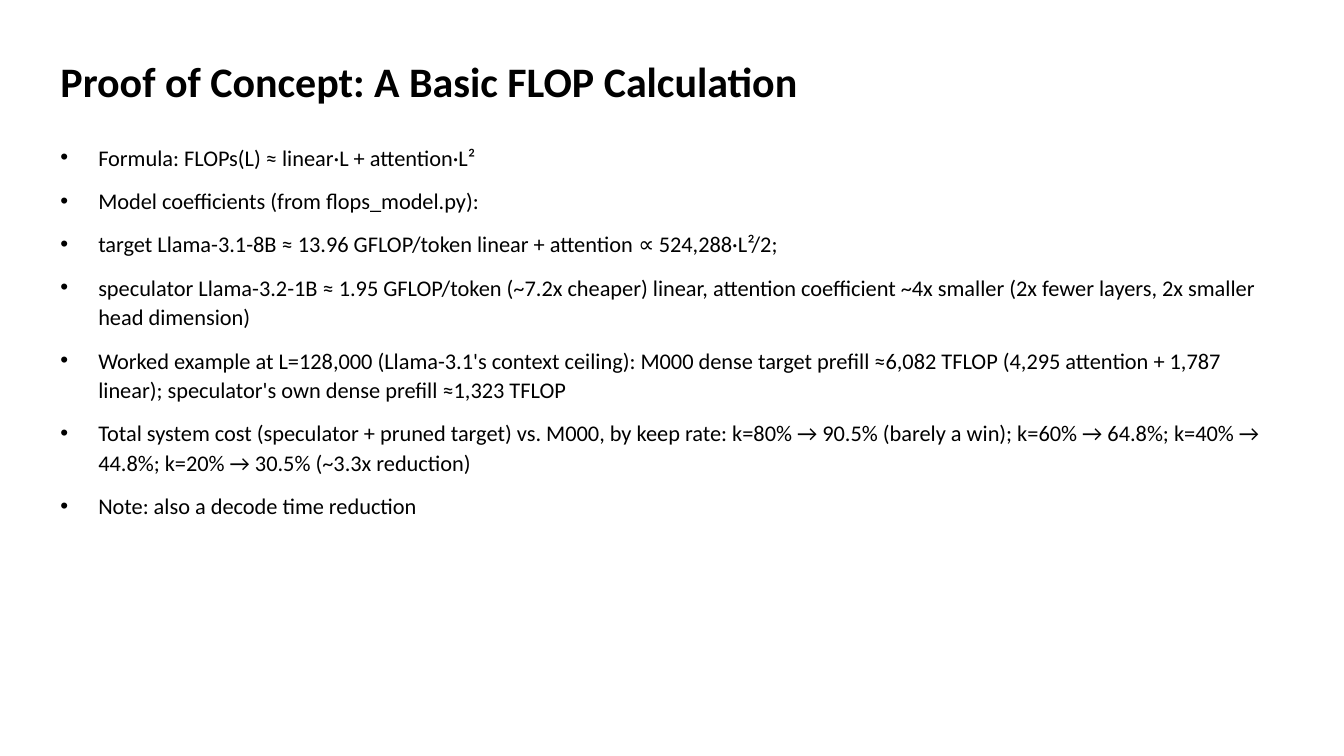
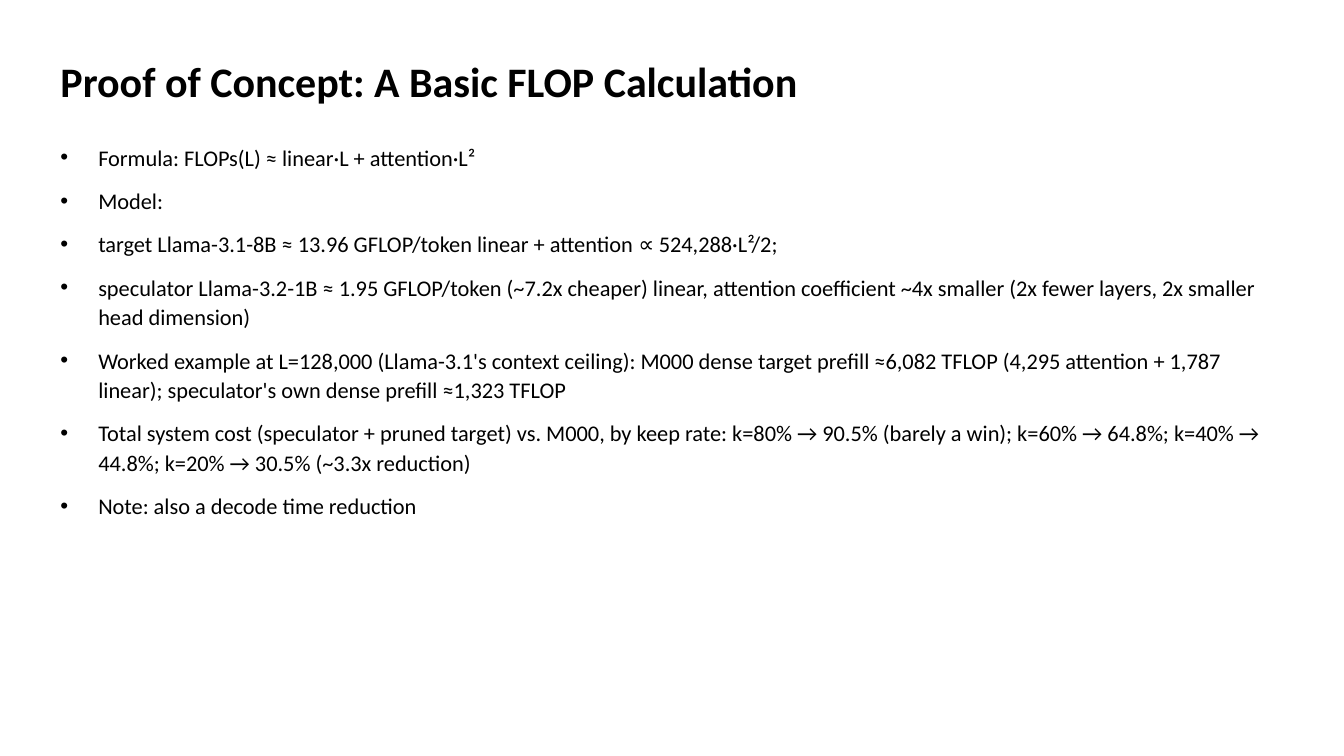
Before and after one commit to MS-Feeds/vllm-msn, a slide deck: slide 19 of benchmarks/spec_prefill_multi_turn/spec_prefill_multi_turn_template.pptx (slide 18 before the commit). Drawn at 1344x756 pixels with LibreOffice and Linux fonts; fonts in the diff are those of the drawing. Boxes give left, top, right and bottom in pixels: in the first picture for what was removed or moved away, otherwise in the second. Text is boxed around its words. In the diff, an @@ line names an element or a change of style, - is before the commit and + after.

```diff
--- a/benchmarks/spec_prefill_multi_turn/spec_prefill_multi_turn_template.pptx
+++ b/benchmarks/spec_prefill_multi_turn/spec_prefill_multi_turn_template.pptx
@@ text at [98, 193, 163, 209]: text changed @@
-• Model coefficients (from flops_model.py):
+• Model:
```
Also in this commit, not shown: 9 other slides changed, 6 slides added, 2 slides removed, 12 other files.
